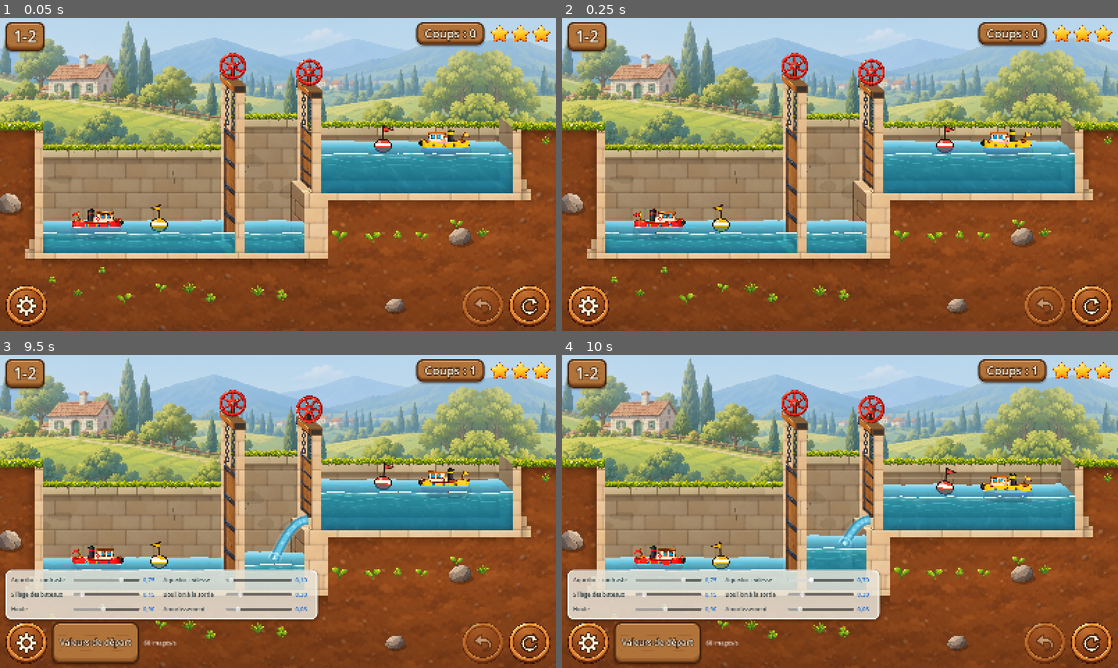
Above: before the commit, frames 1-4 (two rows, left to right).
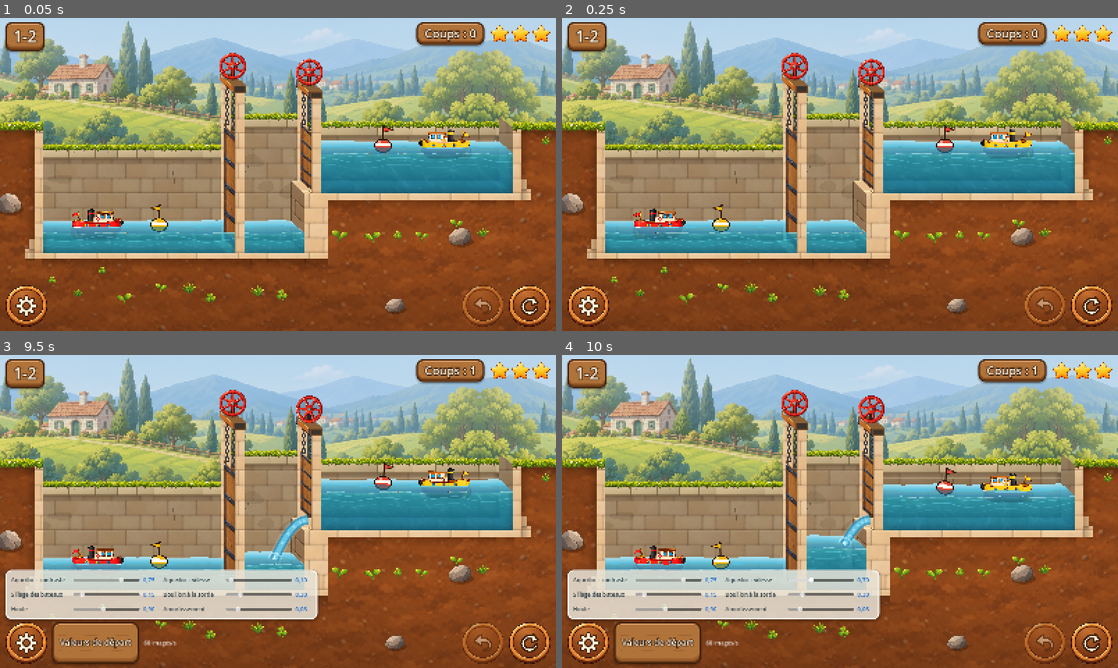
Above: after the commit, the same moments.

Repository: VincentDebaty/station
Game: Godot game, scene res://principal.tscn
Two runs of this game, one before a commit and one after it. Both use one fixed random seed, a clock stepped at 60 frames per second and the inputs below.
Inputs (mouse positions are in pixels of both pictures, inside the frame that each line leads up to):
- Up to frame 1 (0.05 s): no input
- Up to frame 2 (0.25 s): no input
- Up to frame 3 (9.5 s): click (528, 642) at 0.5 s; click (27, 642) at 1.25 s; click "Valeurs de départ" at 2 s; click (528, 642) at 2.75 s; click (27, 642) at 3.52 s; click (528, 642) at 4.25 s; click (27, 642) at 5 s; click "Valeurs de départ" at 5.75 s; click "Valeurs de départ" at 6.5 s; move the mouse to (400, 495) at 7.27 s; click (400, 495) at 7.42 s; move the mouse to (166, 527) at 8.02 s; click (166, 527) at 8.17 s; move the mouse to (333, 442) at 8.77 s; click (333, 442) at 8.92 s
- Up to frame 4 (10 s): move the mouse to (812, 574) at 9.52 s; click (812, 574) at 9.67 s

The runs differ from the first frame. In frame 1, 0.4% of the frame differs, in the area x 7-92%, y 43-70%; in frame 2, 0.4%, in the area x 7-93%, y 43-70%; in frame 3, 0.3%; in frame 4, 0.3%.

Commit message:
L'eau trace sa ligne en diagonale sur la face du bloc, et le trait blanc de la surface s'affine
Deux remarques de Vincent sur le 1-2 :
- « Il manque la diagonale de l'eau contre le mur, qui doit suivre la
  profondeur jusqu'au mur du fond. » La surface vue d'en haut allait jusqu'au
  milieu de la porte, comme si l'eau passait par-dessus le bloc. Tant que l'eau
  est sous le seuil d'une porte voisine, elle s'arrête maintenant contre la
  face du bloc : son bord y trace la ligne d'eau, de la coupe au mur du fond,
  soulignée d'un filet d'écume discret. Au-dessus du seuil, elle passe sur le
  bloc jusqu'au vantail.
- « La ligne de flottaison est trop blanche et épaisse », image de référence
  à l'appui. Le liseré de la coupe passe de 3,5 px à 0,9 d'opacité à un filet
  d'environ 1,5 px à 0,42 ; la bande douce dessous, de 14 px à 0,18 à 10 px à
  0,1.

Photos du 1-2, sas vide et sas avec bateau.

Co-Authored-By: Claude Opus 5.5 <noreply@anthropic.com>

Diff:
--- a/prototypes/ecluses-godot/canal.gd
+++ b/prototypes/ecluses-godot/canal.gd
@@ -499,22 +499,47 @@
 		for i in eaux.size():
 			var f := Polygon2D.new()
 			var a := Polygon2D.new()
+			var g := Line2D.new()
+			var d := Line2D.new()
+			for l in [g, d]:
+				l.width = 1.3
+				l.default_color = Color(0.85, 0.97, 1.0, 0.45)
+				l.antialiased = true
+				_surface_avant.add_child(l)
 			_surface_fond.add_child(f)
 			_surface_avant.add_child(a)
-			_bandes.append([f, a])
+			_bandes.append([f, a, g, d])
 	for i in eaux.size():
 		var w: Eau = eaux[i]
+		# La surface s'arrête contre la face du bloc d'une porte tant que l'eau
+		# est sous son seuil : son bord trace alors, sur la face, la ligne d'eau
+		# en diagonale jusqu'au mur du fond (Vincent). Au-dessus du seuil, elle
+		# passe sur le bloc jusqu'au vantail.
+		var x0 := w.x0
+		var x1 := w.x1
+		var bloc_g: bool = i > 0 and N["liaisons"][i - 1]["type"] == "porte" and vue_niv[i] < float(N["liaisons"][i - 1]["seuil"]) - 0.01
+		var bloc_d: bool = i < gl.size() and N["liaisons"][i]["type"] == "porte" and vue_niv[i] < float(N["liaisons"][i]["seuil"]) - 0.01
+		if bloc_g: x0 = X(gl[i - 1][1])
+		if bloc_d: x1 = X(gl[i][0])
 		var bord := PackedVector2Array()
-		var x := w.x0
+		var x := x0
 		while true:
 			bord.append(Vector2(x, minf(w.hauteur_a(x), w.fond_y)))
-			if x >= w.x1: break
-			x = minf(x + 12.0, w.x1)
+			if x >= x1: break
+			x = minf(x + 12.0, x1)
 		var sec := w.fond_y - bord[0].y < 1.5
 		var f: Polygon2D = _bandes[i][0]
 		var a: Polygon2D = _bandes[i][1]
 		f.visible = not sec
 		a.visible = not sec
+		# le liseré d'écume là où l'eau touche une face de bloc (seule la face
+		# gauche d'un bloc se voit : celle de droite du bassin)
+		var ld: Line2D = _bandes[i][3]
+		ld.visible = bloc_d and not sec
+		if ld.visible:
+			var p := bord[bord.size() - 1]
+			ld.points = PackedVector2Array([p, p + D])
+		_bandes[i][2].visible = false
 		if sec: continue
 		f.polygon = _bande(bord, 0.5, 1.0)
 		a.polygon = _bande(bord, 0.0, 0.5)
--- a/prototypes/ecluses-godot/shaders/eau.gdshader
+++ b/prototypes/ecluses-godot/shaders/eau.gdshader
@@ -84,10 +84,13 @@
 	float mousse = smoothstep(0.62, 0.9, bruit(monde / 22.0 + vec2(TIME * 1.3, -TIME * 2.0))) * remous;
 	c = mix(c, ecume, mousse * 0.45 * (1.0 - prof));
 
-	// la ligne de surface : un liseré clair, puis une bande plus douce
-	float liser = 1.0 - smoothstep(1.5, 3.5, px);
-	float bande = 1.0 - smoothstep(3.0, 14.0, px);
-	c = mix(c, ecume, liser * 0.9 + bande * 0.18);
+	// la ligne de surface : un reflet clair et fin, puis une bande à peine plus
+	// claire. Le liseré blanc de 3,5 px faisait « trop blanc et épais »
+	// (Vincent, d'après l'image de référence, où la coupe de l'eau n'a qu'un
+	// filet de lumière).
+	float liser = 1.0 - smoothstep(0.6, 1.8, px);
+	float bande = 1.0 - smoothstep(2.0, 10.0, px);
+	c = mix(c, ecume, liser * 0.42 + bande * 0.1);
 
 	COLOR = vec4(c, 0.96);
 }
